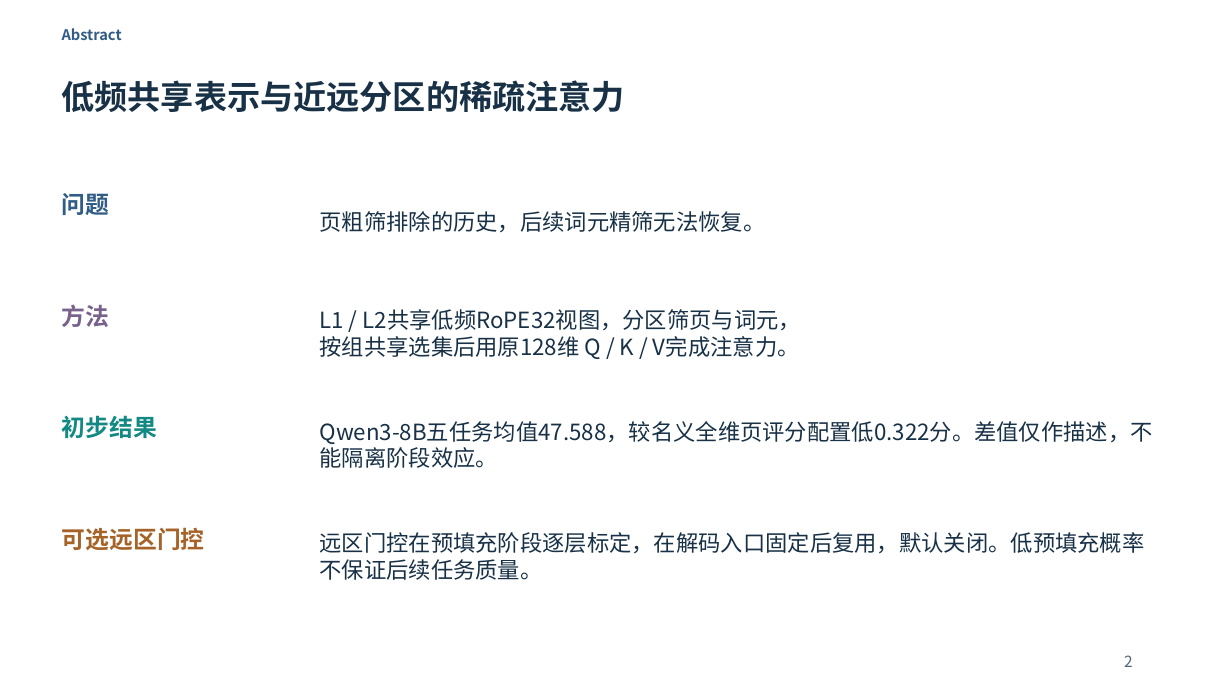
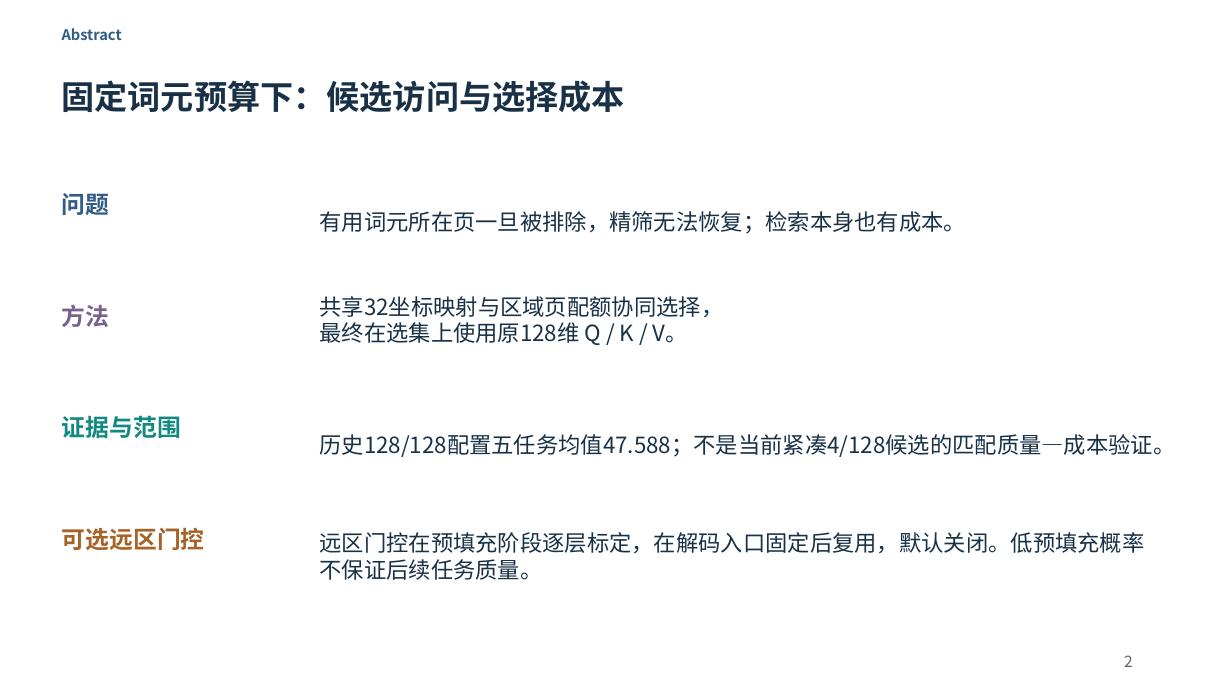
Before and after one commit to Chosen-David/two-level-attention, a slide deck: slide 2 of agent_doc/advice/dac_manuscript/presentation/TwoLevel_UserEdited_20261014.pptx. Drawn at 1232x693 pixels with LibreOffice and Linux fonts; fonts in the diff are those of the drawing. Boxes give left, top, right and bottom in pixels: in the first picture for what was removed or moved away, otherwise in the second. Text is boxed around its words. In the diff, an @@ line names an element or a change of style, - is before the commit and + after.

```diff
--- a/agent_doc/advice/dac_manuscript/presentation/TwoLevel_UserEdited_20261014.pptx
+++ b/agent_doc/advice/dac_manuscript/presentation/TwoLevel_UserEdited_20261014.pptx
@@ text at (62,80,625,112): text changed @@
-低频共享表示与近远分区的稀疏注意力
+固定词元预算下：候选访问与选择成本
@@ text at (320,211,967,234): text changed @@
-页粗筛排除的历史，后续词元精筛无法恢复。
+有用词元所在页一旦被排除，精筛无法恢复；检索本身也有成本。
@@ text at (320,296,724,345): text changed @@
-L1 / L2共享低频RoPE32视图，分区筛页与词元，
-按组共享选集后用原128维 Q / K / V完成注意力。
+共享32坐标映射与区域页配额协同选择，
+最终在选集上使用原128维 Q / K / V。
@@ text at (62,415,181,438): text changed @@
-初步结果
+证据与范围
@@ text at (320,434,1176,457): text changed @@
-Qwen3-8B五任务均值47.588，较名义全维页评分配置低0.322分。差值仅作描述，不能隔离阶段效应。
+历史128/128配置五任务均值47.588；不是当前紧凑4/128候选的匹配质量—成本验证。
```
Also in this commit, not shown: 4 other slides changed, 13 other files.
